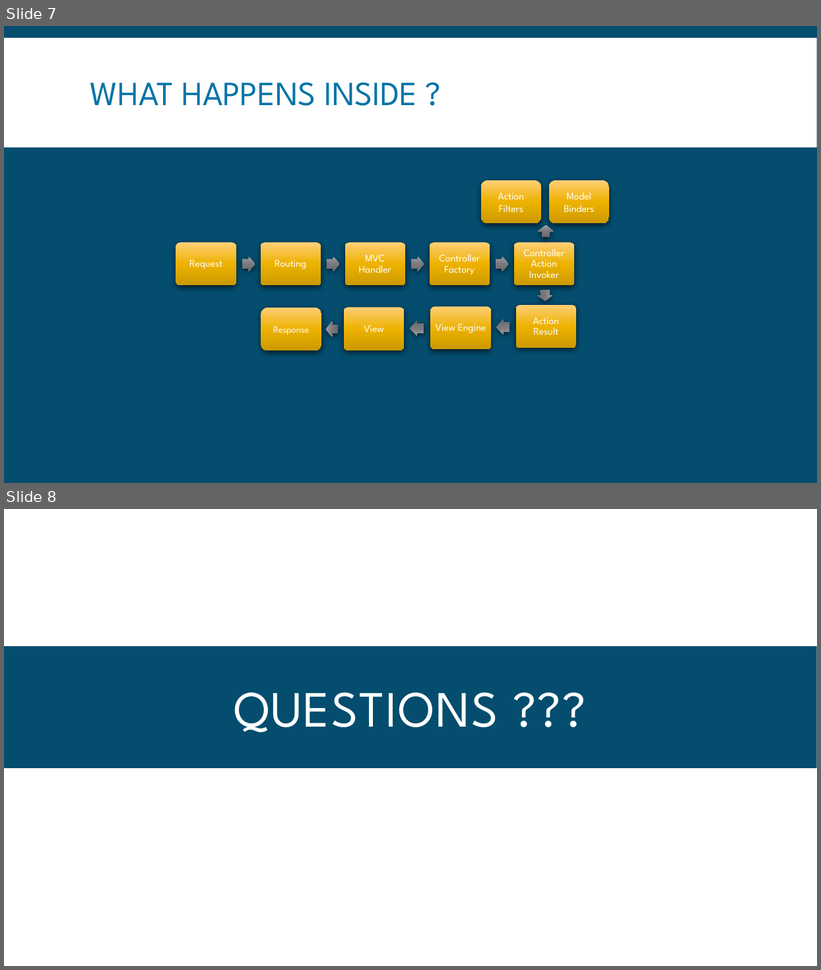
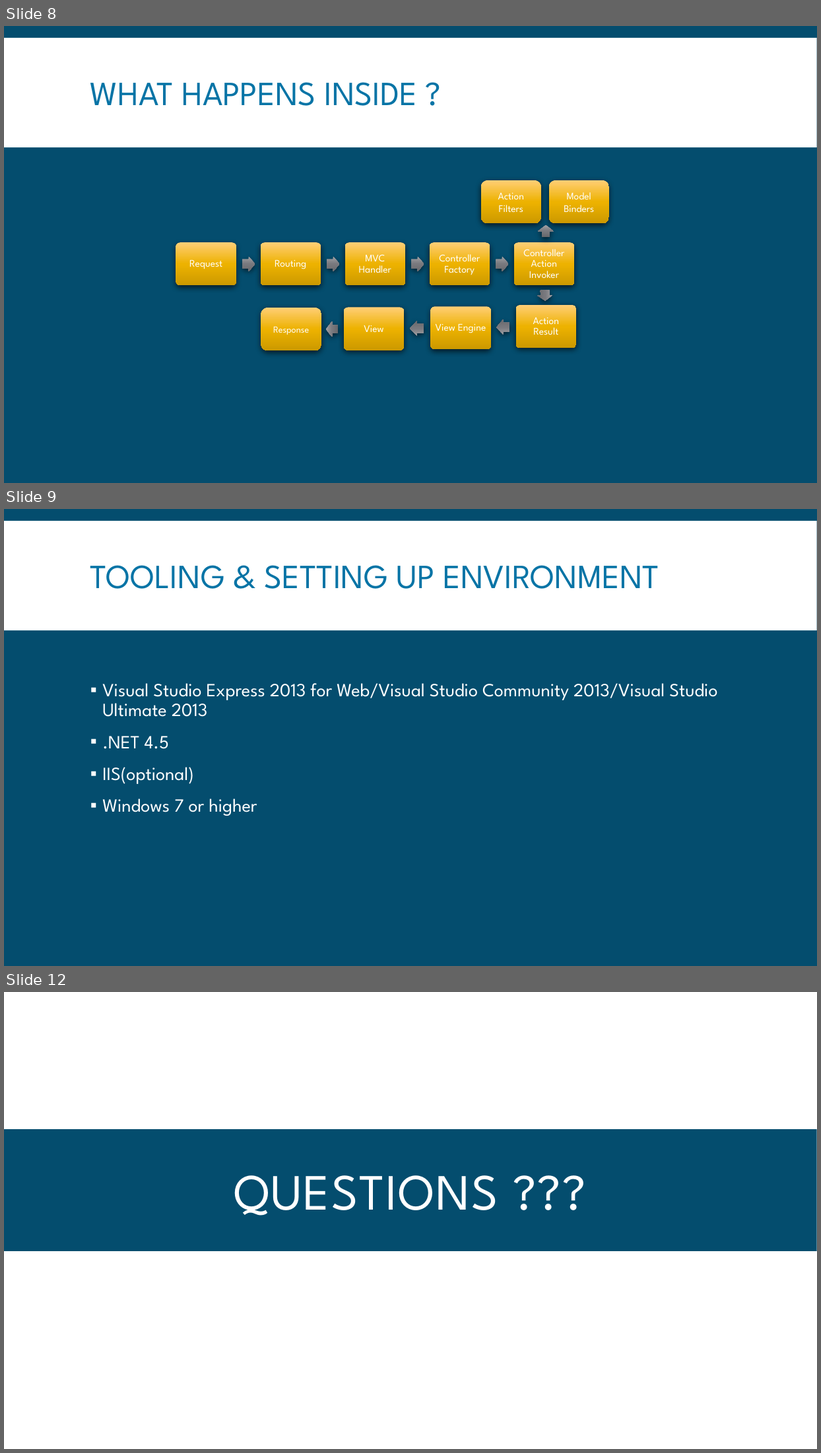
Before and after one commit to amaldevv/asp-net-mvc5, a slide deck: Presentations/Day 1.pptx. Shown one above the other, each under a label of ours: slides 7 and 8 before the commit, slides 8, 9 and 12 after it; the slides between them are not shown. The pictures are 821x970 and 821x1453 pixels, drawn with LibreOffice and Linux fonts; fonts in the diff are those of the drawing. Boxes give left, top, right and bottom in pixels: in the first picture for what was removed or moved away, otherwise in the second. Text is boxed around its words. In the diff, an @@ line names an element or a change of style, - is before the commit and + after.

```diff
--- a/Presentations/Day 1.pptx
+++ b/Presentations/Day 1.pptx
@@ slide 9 added at <box>4,509,817,966</box>, background #044D6E; not listed: 1 template element that a slide beside it also shows @@
@@ title added at <box>90,565,660,589</box>, 40 pt, text #0774A6 @@
+TOOLING & SETTING UP ENVIRONMENT
@@ text added at <box>102,683,717,816</box>, 22 pt, text #FFFFFF @@
+▪ Visual Studio Express 2013 for Web/Visual Studio Community 2013/Visual Studio Ultimate 2013
+▪ .NET 4.5
+▪ IIS(optional)
+▪ Windows 7 or higher
@@ what was slide 7 is now slide 8 @@
@@ what was slide 8 is now slide 12 @@
```
Also in this commit, not shown: 1 slide changed, 3 other slides added.
